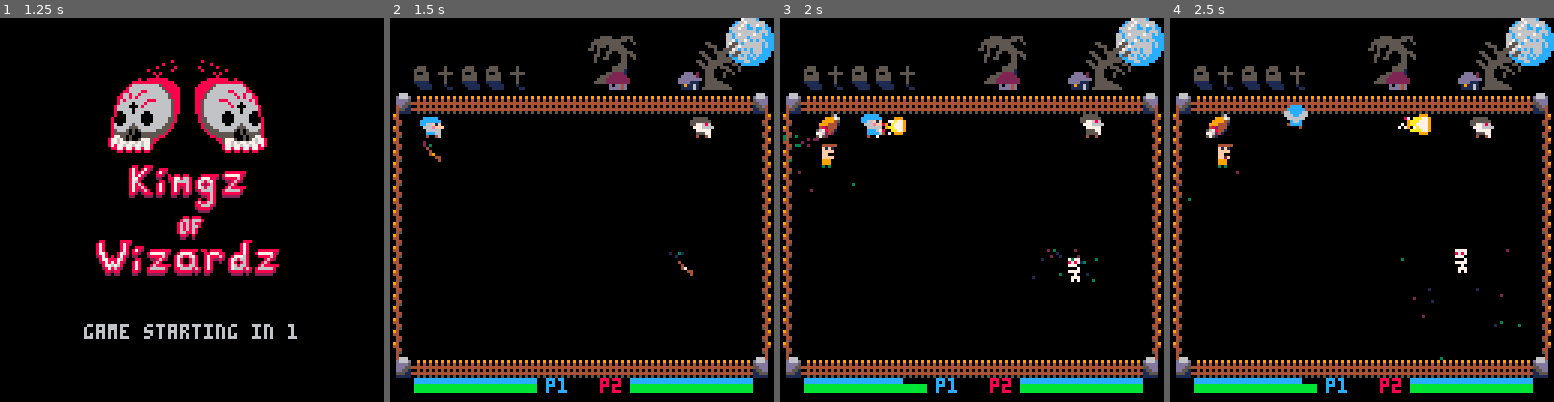
Above: before the commit, frames 1-4 (left to right).
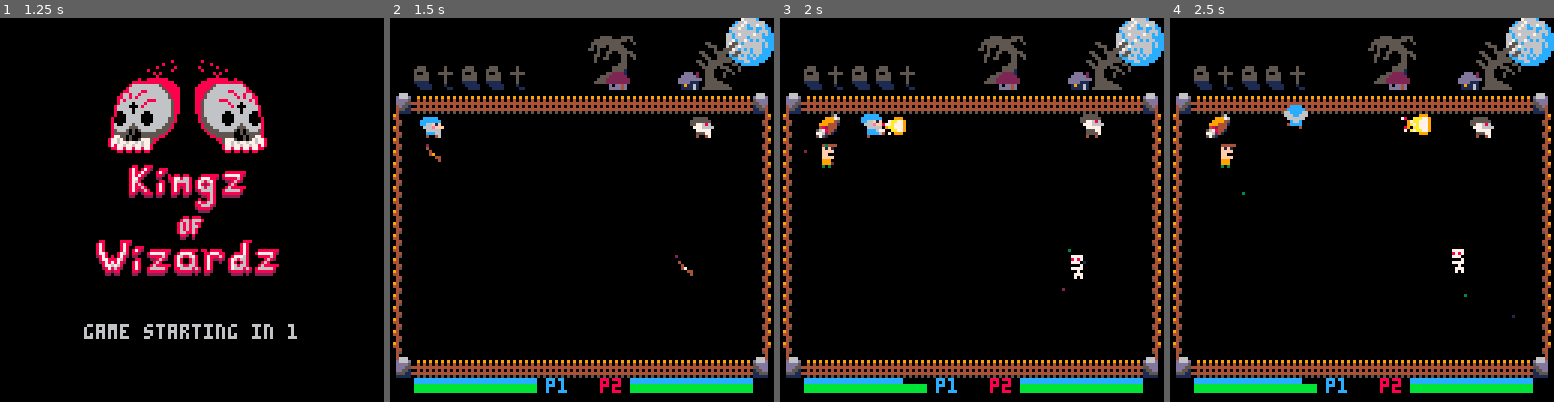
Above: after the commit, the same moments.

Repository: ravertass/wizardkingz
Game: PICO-8 cartridge wizardz.p8
The game is run twice, just before and just after one commit, with the same random seed, the same clock (stepped at 60 frames per second) and the same inputs.
Inputs:
- Up to frame 1 (1.25 s): tap X (X key) at 0.33, 1.07 s; tap O (Z key) at 0.7 s
- Up to frame 2 (1.5 s): no input
- Up to frame 3 (2 s): hold Right from 1.6 s (still down); tap O (Z key) at 1.7 s; tap X (X key) at 1.85 s
- Up to frame 4 (2.5 s): release Right at 2.1 s; tap O (Z key) at 2.1 s; hold Up 2.15-2.42 s; hold Right from 2.47 s (still down)

Frame 1 is identical in both runs. In frame 2, less than 0.1% of the frame differs, in the area x 8-77%, y 32-63%; in frame 3, 0.4%; in frame 4, 0.5%, in the area x 1-92%, y 25-90%.

Commit message:
Add less particles on spawn

Diff:
--- a/wizardz.p8
+++ b/wizardz.p8
@@ -738,7 +738,9 @@
   if flr(c.spawn_time)+1 <= time() then
     c.spawned = true
   end
-  add(expl_particles, create_expl_particle(c.x, c.y, 0, 0, flr(rnd(3))+1))
+  if c.spawn_frame_count % 5 == 0 then
+    add(expl_particles, create_expl_particle(c.x, c.y, 0, 0, flr(rnd(3))+1))
+  end
 end
 
 function select_target(s)
